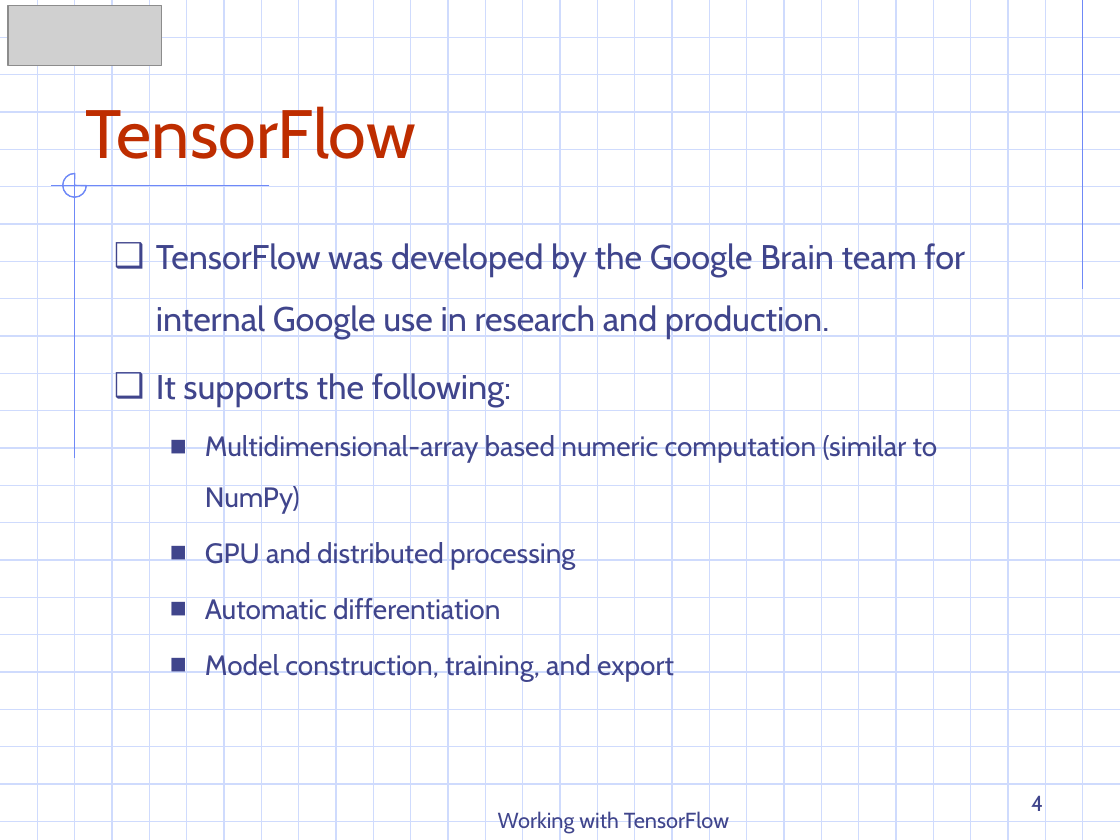
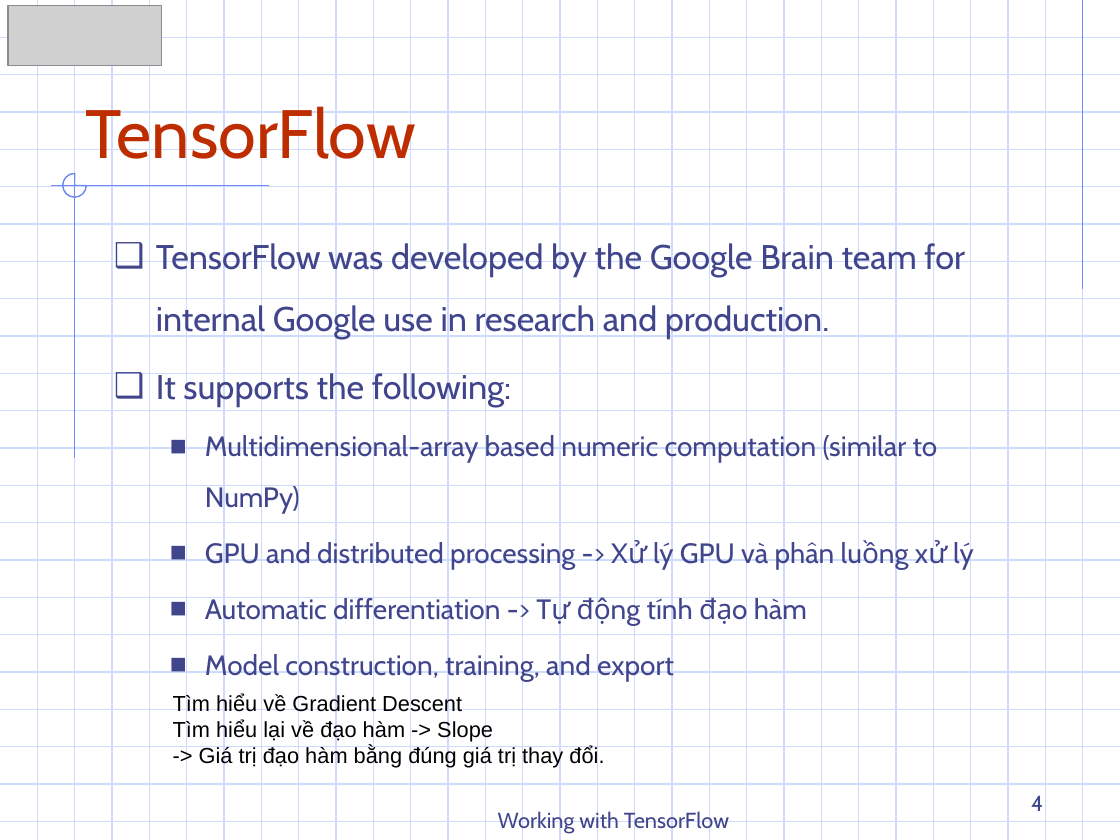
Before and after one commit to DazielNguyen/DAT301m, a slide deck: slide 4 of slide/1.1 Working with TensorFlow.pptx. Drawn at 1120x840 pixels with LibreOffice and Linux fonts; fonts in the diff are those of the drawing; grey boxes stand for pictures. Boxes give left, top, right and bottom in pixels: in the first picture for what was removed or moved away, otherwise in the second. Text is boxed around its words. In the diff, an @@ line names an element or a change of style, - is before the commit and + after.

```diff
--- a/slide/1.1 Working with TensorFlow.pptx
+++ b/slide/1.1 Working with TensorFlow.pptx
@@ text at <box>205,539,974,625</box>: text changed @@
-  ■ GPU and distributed processing
-  ■ Automatic differentiation
+  ■ GPU and distributed processing -> Xử lý GPU và phân luồng xử lý
+  ■ Automatic differentiation -> Tự động tính đạo hàm
@@ text added at <box>173,694,604,768</box>, 14 pt, text #000000 @@
+Tìm hiểu về Gradient Descent
+Tìm hiểu lại về đạo hàm -> Slope
+-> Giá trị đạo hàm bằng đúng giá trị thay đổi.
```
Also in this commit, not shown: 2 other slides changed, 4 other files.
